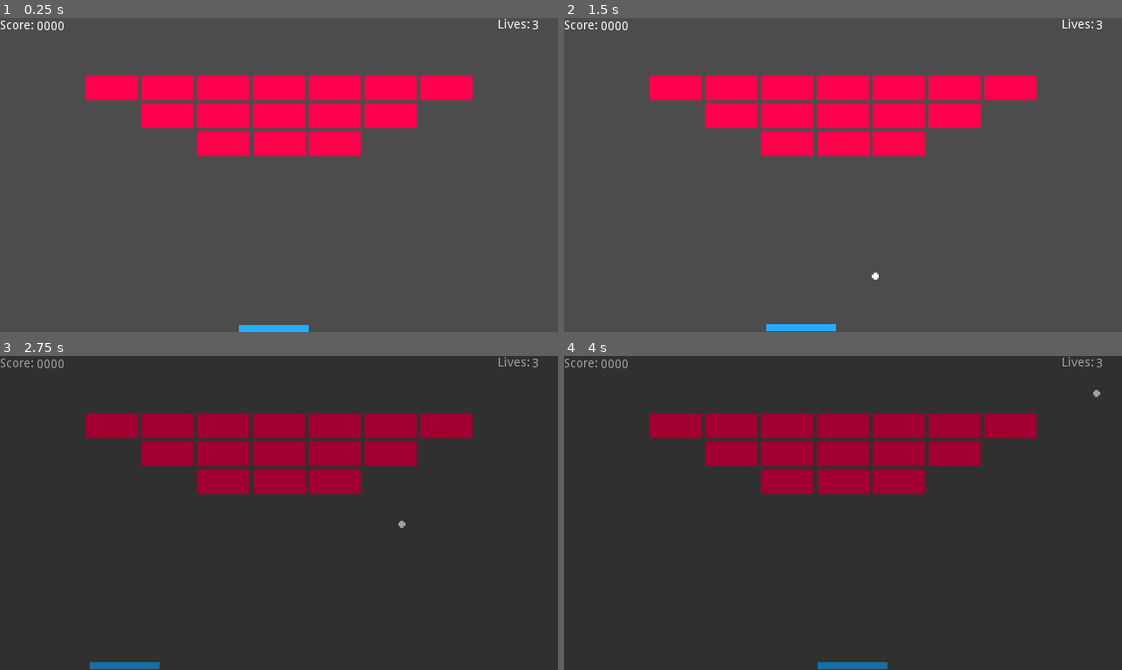
Above: before the commit, frames 1-4 (two rows, left to right).
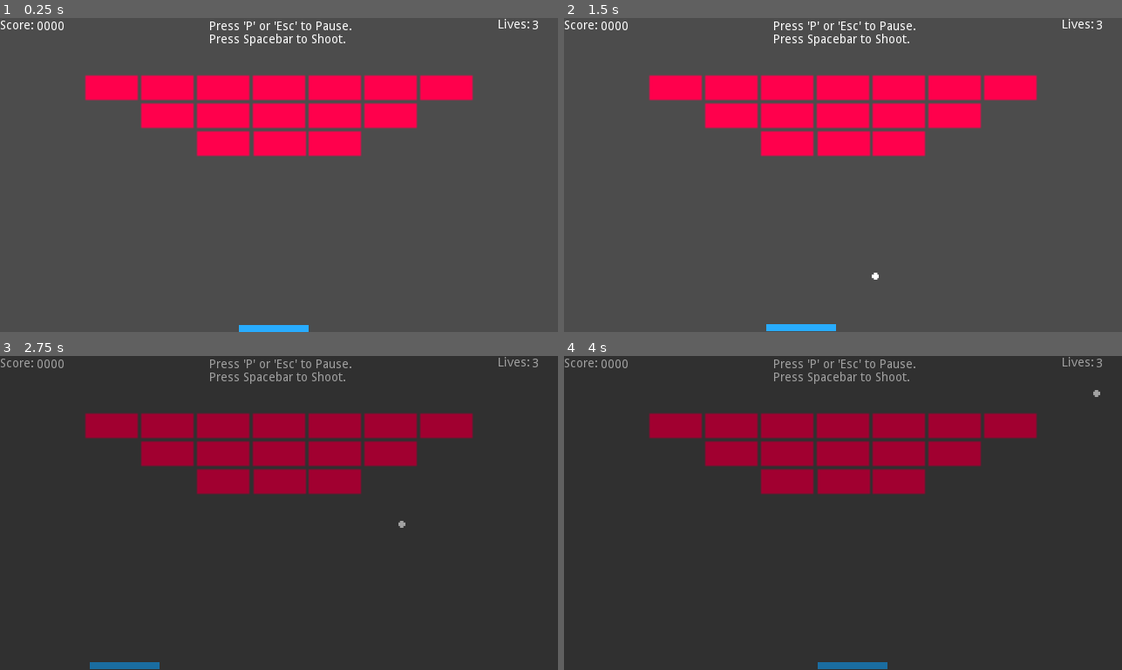
Above: after the commit, the same moments.

Repository: ddquinten/godotProjects
Game: Godot game, scene res://Scenes/LevelOne.tscn
The game is run twice, just before and just after one commit, with the same random seed, the same clock (stepped at 60 frames per second) and the same inputs.
Inputs (mouse positions are in pixels of both pictures, inside the frame that each line leads up to):
- Up to frame 1 (0.25 s): no input
- Up to frame 2 (1.5 s): tap P (pause) at 0.5, 1.25 s; move the mouse to (965, 159) at 0.52 s; hold Right (ui_right) 0.53-1.28 s; hold Space (shoot) 0.53-1.28 s; click (965, 159) at 0.67 s; move the mouse to (731, 190) at 1.27 s; hold Left (ui_left) from 1.28 s (still down); tap Space (shoot) at 1.35 s
- Up to frame 3 (2.75 s): tap P (pause) at 2 s; move the mouse to (334, 443) at 2.02 s; release Left (ui_left) at 2.03 s; hold Right (ui_right) from 2.03 s (still down); hold Space (shoot) from 2.03 s (still down)
- Up to frame 4 (4 s): tap P (pause) at 2.75, 3.5 s; move the mouse to (815, 575) at 2.77 s; release Space (shoot) at 2.78 s; tap Space (shoot) at 2.85 s; click (815, 575) at 2.92 s; move the mouse to (1010, 560) at 3.52 s; release Right (ui_right) at 3.53 s; hold Left (ui_left) from 3.53 s (still down); hold Space (shoot) from 3.53 s (still down)

The runs differ from the first frame. In frame 1, 0.5% of the frame differs, in the area x 37-63%, y 1-9%; in frame 2, 0.5%; in frame 3, 0.5%; in frame 4, 0.5%.

Commit message:
Finished first game
New Todos:
Layered bricks
High Score

Diff:
--- a/Breakout/Scenes/LevelOne.tscn
+++ b/Breakout/Scenes/LevelOne.tscn
@@ -129,3 +129,14 @@
 __meta__ = {
 "_edit_use_anchors_": false
 }
+
+[node name="RichTextLabel" type="RichTextLabel" parent="."]
+margin_left = 240.0
+margin_top = 3.0
+margin_right = 405.0
+margin_bottom = 43.0
+text = "Press 'P' or 'Esc' to Pause.
+Press Spacebar to Shoot."
+__meta__ = {
+"_edit_use_anchors_": false
+}
--- a/Breakout/Scripts/Ball.gd
+++ b/Breakout/Scripts/Ball.gd
@@ -12,15 +12,17 @@
 	for body in bodies:
 		if body.is_in_group("Bricks"):
 			main.brickDestory();
-			main.setBrickCount(main.getBrickCount() - 1)
+			main.adjustBrickCount(-1)
 			if main.getBrickCount() == 0:
 				main.spawnBricks()
 			body.queue_free() # deletes the brick
+
 		if body.get_name() == "Paddle":
 			var speed = linear_velocity.length()
 			var direction = get_position() - body.get_node("Anchor").get_global_position()
 			var velocity = direction.normalized() * min((speed + SPEEDUP), MAXSPEED)
 			set_linear_velocity(velocity)
+
 		if body.get_name() == "Bottom":
 			main.setBallCount(0)
 			main.loseLife()
--- a/Breakout/Scripts/Restart.gd
+++ b/Breakout/Scripts/Restart.gd
@@ -3,5 +3,4 @@
 onready var main = get_node("/root/World")
 
 func _pressed():
-	print("pressed")
 	main.init()
--- a/Breakout/Scripts/main.gd
+++ b/Breakout/Scripts/main.gd
@@ -5,47 +5,48 @@
 signal game_over
 signal newGame
 
-var ball_count = 0
-var lives = 3
-var MOVE_SPEED = 250
-var brick_count = 15
+var _ball_count = 0 setget setBallCount, getBallCount
+var _lives = 3
+var _MOVE_SPEED = 250
+var _brick_count = 15 setget adjustBrickCount, getBrickCount
 
 func _ready():
 	spawnBricks()
 
 func getBrickCount():
-	return brick_count
+	return _brick_count
 
-func setBrickCount(value):
-	brick_count = value
+func adjustBrickCount(value):
+	_brick_count += value
+
+func getLives():
+	return _lives
+
+func setLives(value):
+	_lives = value
+
+func getBallCount():
+	return _ball_count
+
+func setBallCount(value):
+	_ball_count = value
+
+func getSpeed():
+	return _MOVE_SPEED
 
 func spawnBricks():
+	_brick_count = 15
 	var bricks = get_tree().get_nodes_in_group("Bricks")
 	for brick in bricks:
 		brick.queue_free()
 	bricks = bricks_scene.instance()
 	add_child(bricks)
 
-func getLives():
-	return lives
-
-func setLives(value):
-	lives = value
-
-func getBallCount():
-	return ball_count
-
-func setBallCount(value):
-	ball_count = value
-
-func getSpeed():
-	return MOVE_SPEED
-
 func brickDestory():
 	get_node("GUI/Score").adjust(100)
 
 func loseLife():
-	setLives(getLives() - 1)
+	_lives -= 1
 	get_node("GUI/Lives").adjust(-1)
 
 func gameOver():
@@ -55,6 +56,6 @@
 	spawnBricks()
 	get_node("GUI/Lives").reset()
 	get_node("GUI/Score").reset()
-	setLives(3)
-	setBallCount(0)
+	_lives = 3
+	_ball_count = 0
 	emit_signal("newGame")
Not shown, changed: Breakout/export_presets.cfg
